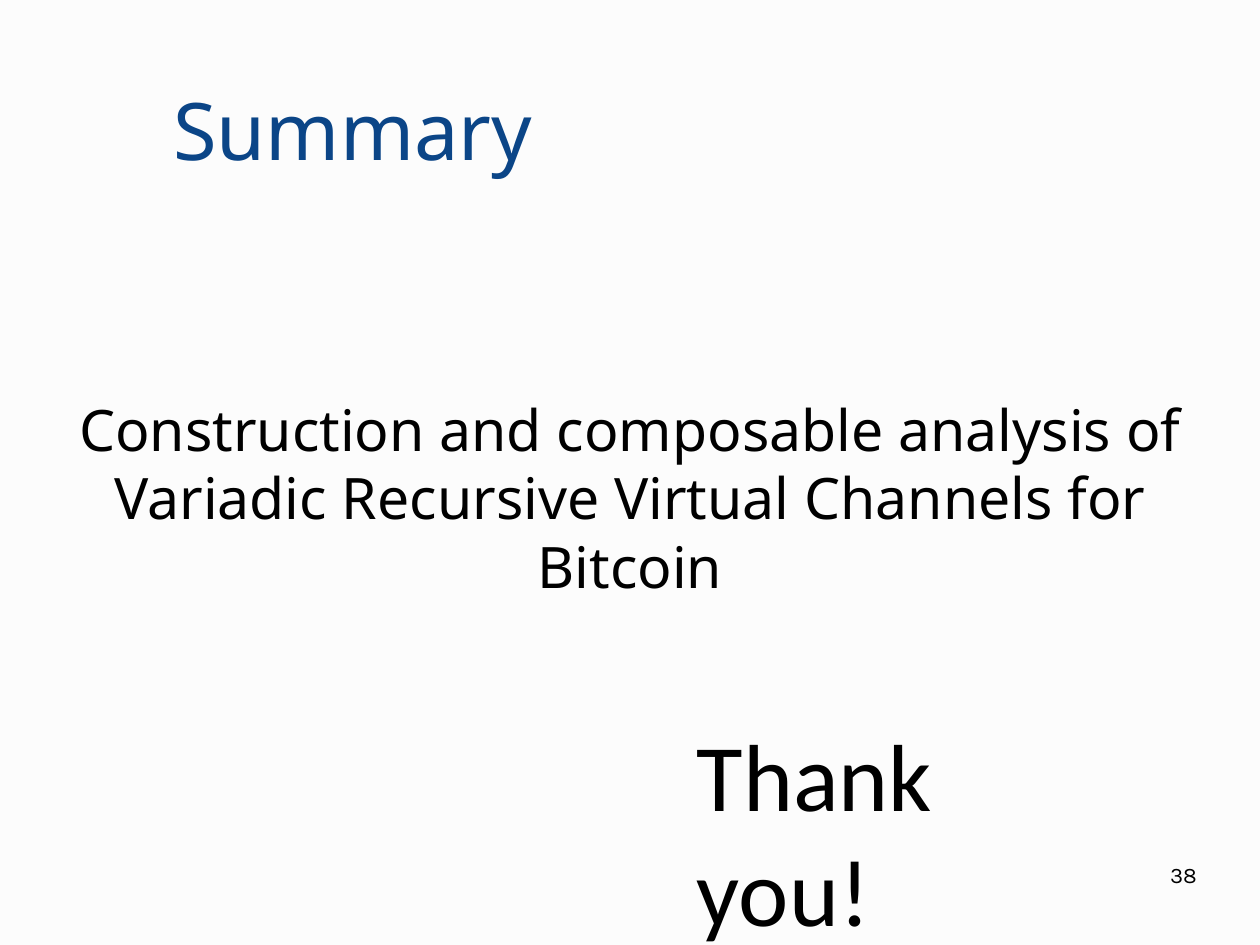
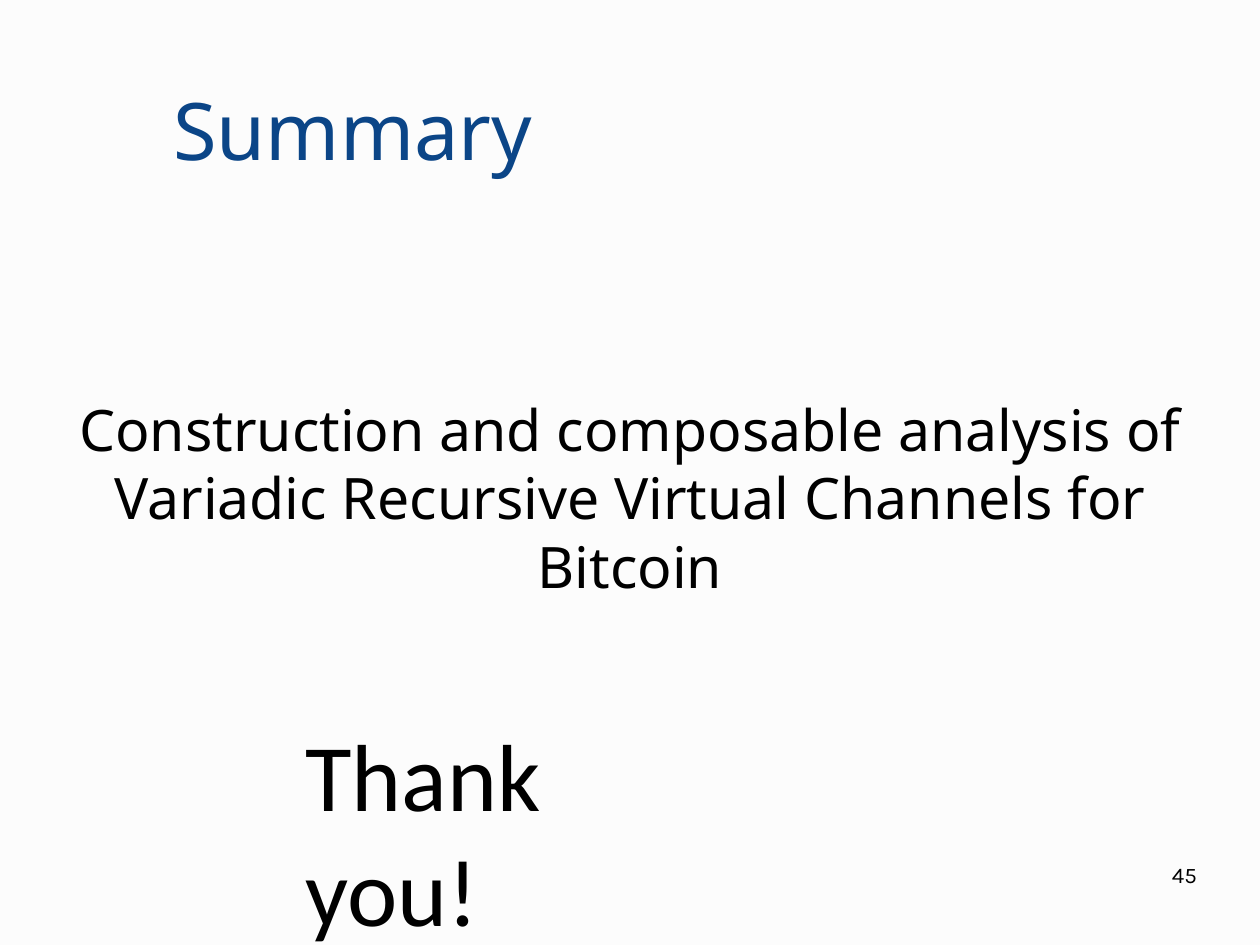
Before and after one commit to OrfeasLitos/virtual-payment-channels, a slide deck: slide 45 of slides/presentation.odp (slide 38 before the commit). Drawn at 1260x945 pixels with LibreOffice and Linux fonts; fonts in the diff are those of the drawing. Boxes give left, top, right and bottom in pixels: in the first picture for what was removed or moved away, otherwise in the second. Text is boxed around its words. In the diff, an @@ line names an element or a change of style, - is before the commit and + after.

```diff
--- a/slides/presentation.odp
+++ b/slides/presentation.odp
@@ text "Thank you!": place and size @@
-text "Thank you!" at (697, 745, 932, 942)
+text "Thank you!" at (305, 745, 540, 942)
@@ page number at (1172, 869, 1197, 884): text changed @@
-38
+45
```
Also in this commit, not shown: 25 other slides changed, 7 slides added, 1 other file.
